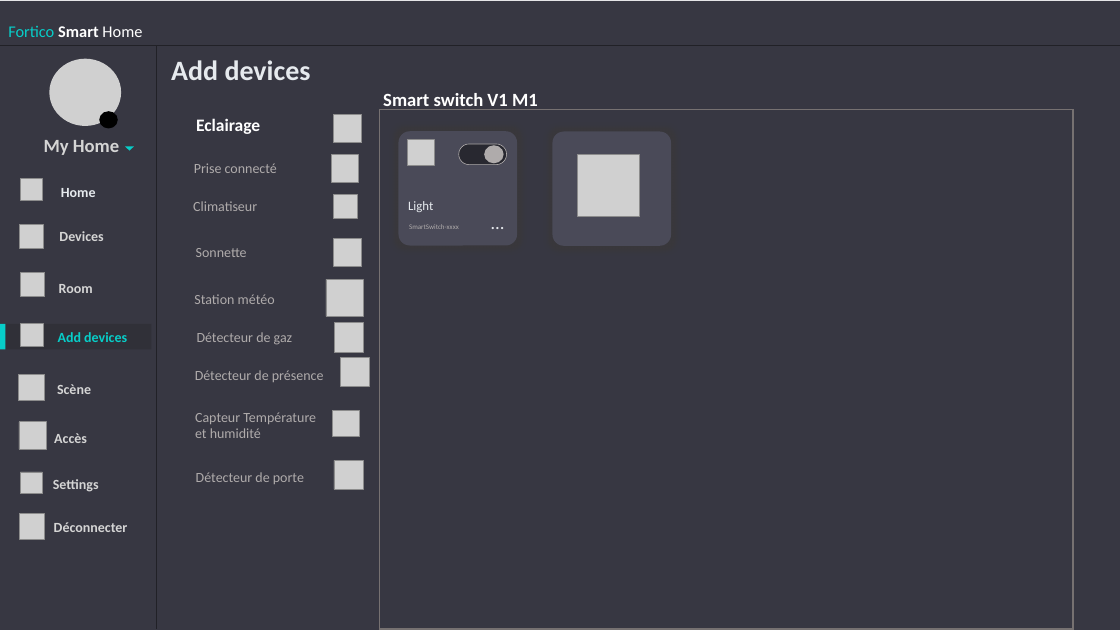
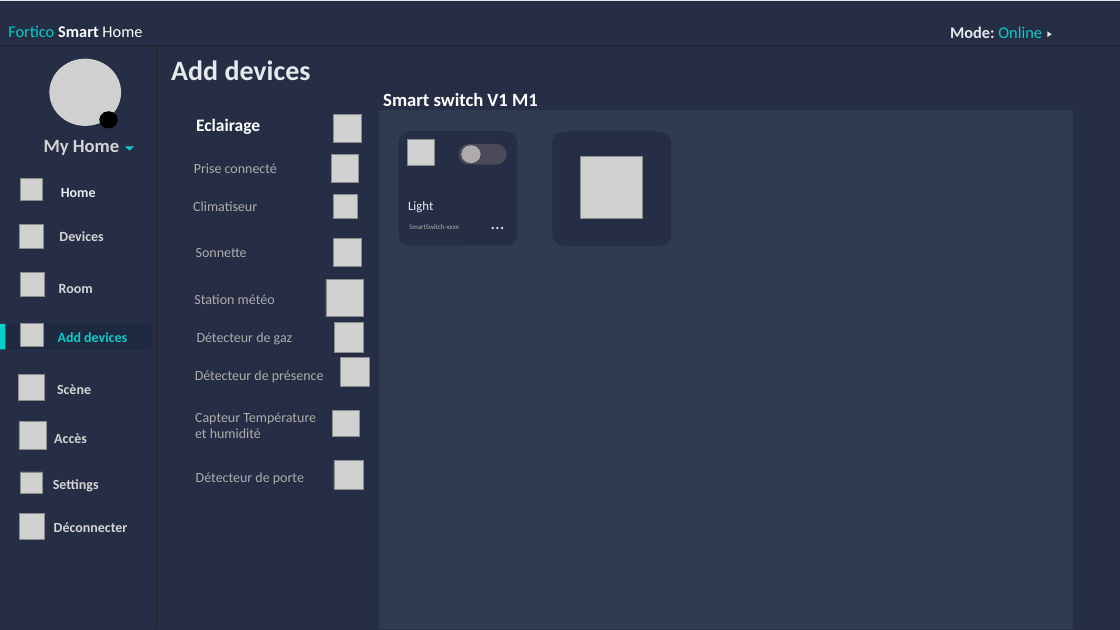
Before and after one commit to Fortuno-tech/Software, a slide deck: slide 21 of UI-model/UI design Fortico.pptx (slide 22 before the commit). Drawn at 1120x630 pixels with LibreOffice and Linux fonts; fonts in the diff are those of the drawing; grey boxes stand for pictures; background and template pictures are left out. Boxes give left, top, right and bottom in pixels: in the first picture for what was removed or moved away, otherwise in the second. Text is boxed around its words. In the diff, an @@ line names an element or a change of style, - is before the commit and + after.

```diff
--- a/UI-model/UI design Fortico.pptx
+++ b/UI-model/UI design Fortico.pptx
@@ rectangle at [0,1,1120,630]: fill #373742 to #252E44 @@
@@ text added at [950,26,1042,38], 14 pt, text #07CEC9 @@
+Mode: Online
@@ triangle added at [1048,31,1052,37], fill #E6EAEE @@
@@ rectangle at [380,110,1074,629]: fill none to #2F3C4F; outline #767171 1 pt to none @@
@@ rounded rectangle at [398,131,517,245]: fill #4A4A58 to #252E44 @@
@@ rounded rectangle at [459,144,507,165]: fill #282830 to #4A4A58; outline #AFABAB 0.5 pt to none @@
@@ ellipse: place and size @@
-ellipse at [484,145,503,164]
+ellipse at [461,145,481,164]
@@ rounded rectangle at [553,132,671,246]: fill #4A4A58 to #252E44 @@
@@ rectangle "Add devices" at [5,324,151,350]: fill #303038 to #1E293F @@
```
Also in this commit, not shown: 25 other slides changed, 4 other files.
